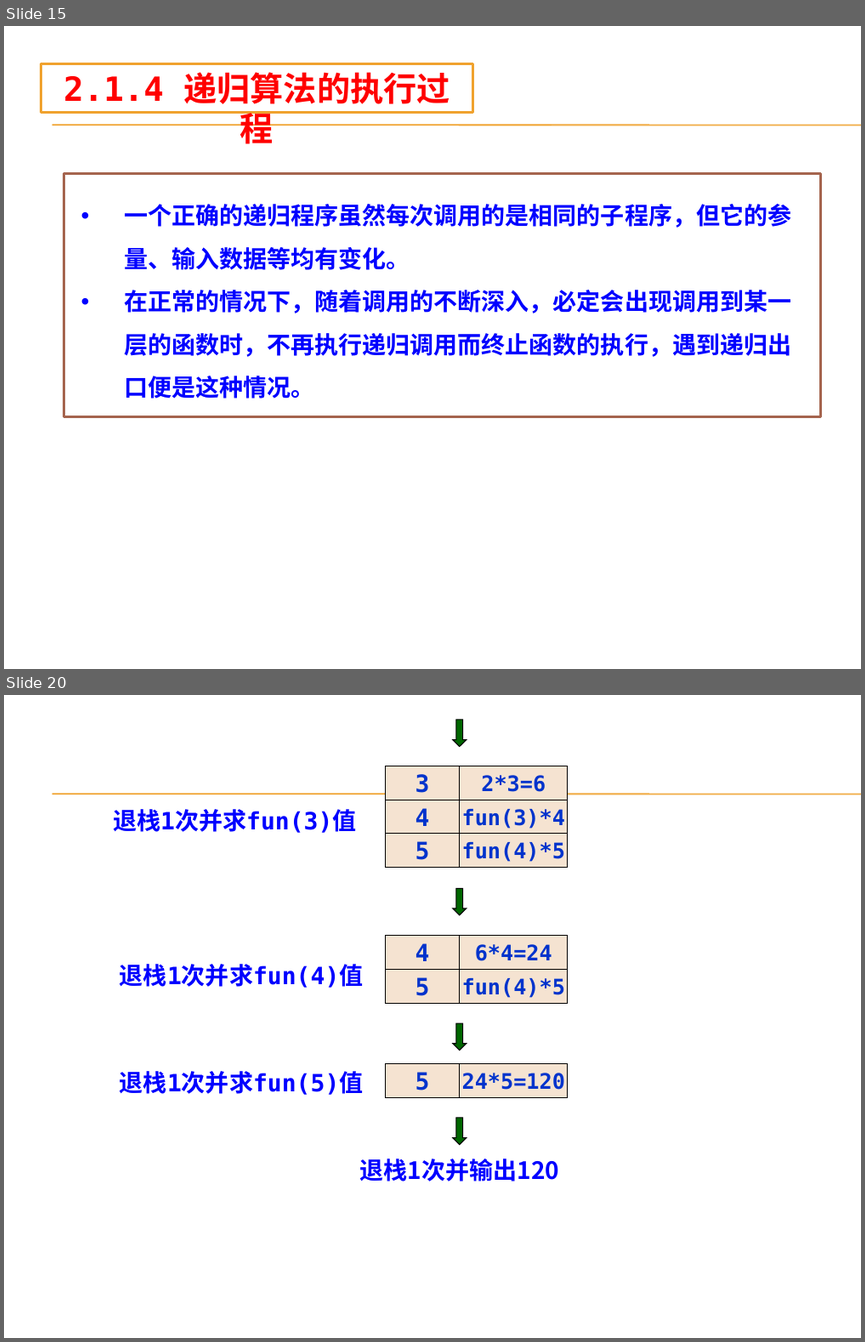
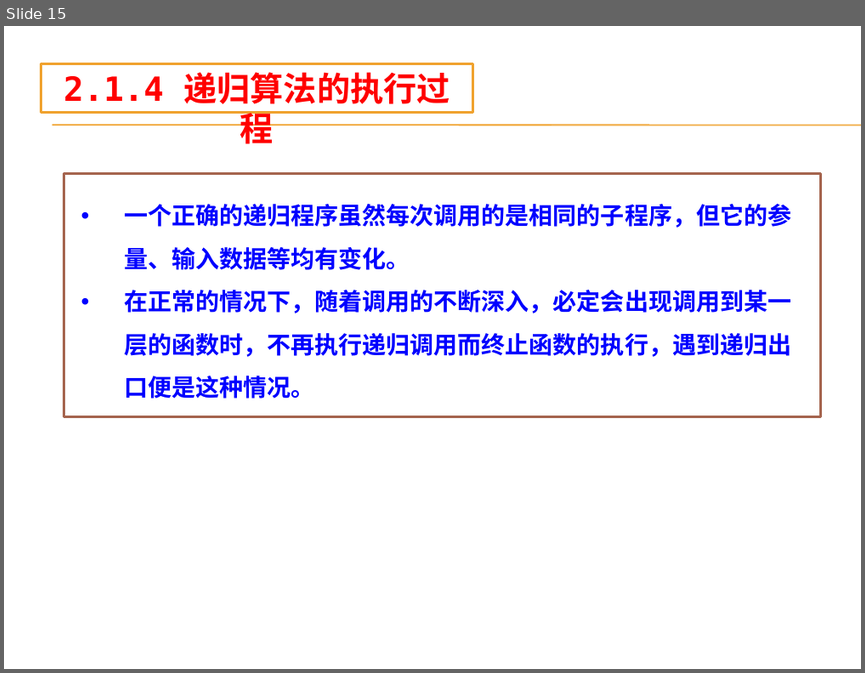
Before and after one commit to AllenW1116/Cpp-algorithm, a slide deck: 课程ppt/第2章 递归算法设计技术.pptx. Shown one above the other, each under a label of ours: slides 15 and 20 before the commit, slide 15 after it; the slides between them are not shown. The pictures are 865x1342 and 865x673 pixels, drawn with LibreOffice and Linux fonts; fonts in the diff are those of the drawing; background and template pictures are left out. Boxes give left, top, right and bottom in pixels: in the first picture for what was removed or moved away, otherwise in the second. Text is boxed around its words. In the diff, an @@ line names an element or a change of style, - is before the commit and + after.

```diff
--- a/课程ppt/第2章 递归算法设计技术.pptx
+++ b/课程ppt/第2章 递归算法设计技术.pptx
@@ slide 20 removed at (x1=4, y1=695, x2=861, y2=1338), background picture (left out); not listed: 2 template elements that a slide beside it also shows @@
@@ down arrow removed at (x1=453, y1=720, x2=466, y2=746) @@
@@ rectangle removed at (x1=386, y1=766, x2=460, y2=800) @@
-3
@@ rectangle removed at (x1=460, y1=766, x2=568, y2=800) @@
-2*3=6
@@ text removed at (x1=113, y1=809, x2=357, y2=833) @@
-退栈1次并求fun(3)值
@@ rectangle removed at (x1=386, y1=800, x2=460, y2=833) @@
-4
@@ rectangle removed at (x1=460, y1=800, x2=568, y2=833) @@
-fun(3)*4
@@ rectangle removed at (x1=386, y1=834, x2=460, y2=868) @@
-5
@@ rectangle removed at (x1=460, y1=834, x2=568, y2=868) @@
-fun(4)*5
@@ down arrow removed at (x1=453, y1=889, x2=466, y2=915) @@
@@ rectangle removed at (x1=386, y1=936, x2=460, y2=970) @@
-4
@@ rectangle removed at (x1=460, y1=936, x2=568, y2=970) @@
-6*4=24
@@ text removed at (x1=120, y1=964, x2=364, y2=987) @@
-退栈1次并求fun(4)值
@@ rectangle removed at (x1=386, y1=970, x2=460, y2=1003) @@
-5
@@ rectangle removed at (x1=460, y1=970, x2=568, y2=1003) @@
-fun(4)*5
@@ down arrow removed at (x1=453, y1=1023, x2=466, y2=1049) @@
@@ text removed at (x1=120, y1=1071, x2=364, y2=1095) @@
-退栈1次并求fun(5)值
@@ rectangle removed at (x1=386, y1=1063, x2=460, y2=1097) @@
-5
@@ rectangle removed at (x1=460, y1=1063, x2=568, y2=1097) @@
-24*5=120
@@ down arrow removed at (x1=453, y1=1117, x2=466, y2=1144) @@
@@ text removed at (x1=360, y1=1158, x2=559, y2=1181) @@
-退栈1次并输出120
```
Also in this commit, not shown: 5 slides changed, 10 other slides removed, 13 other files.
